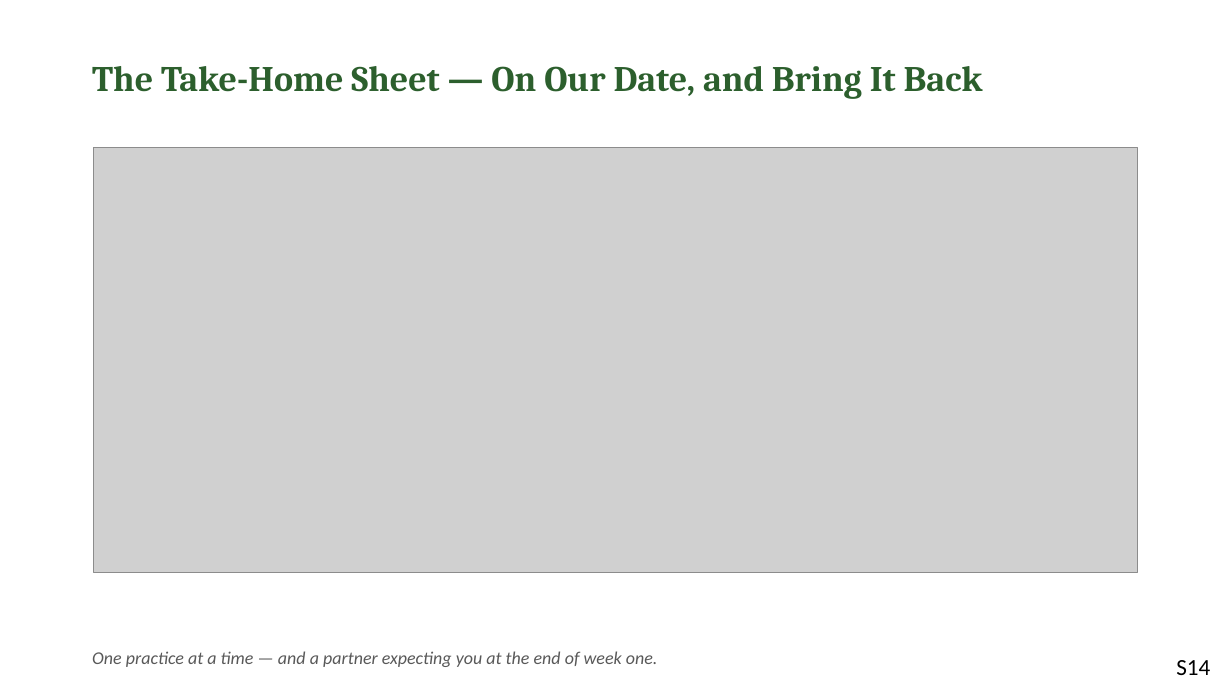
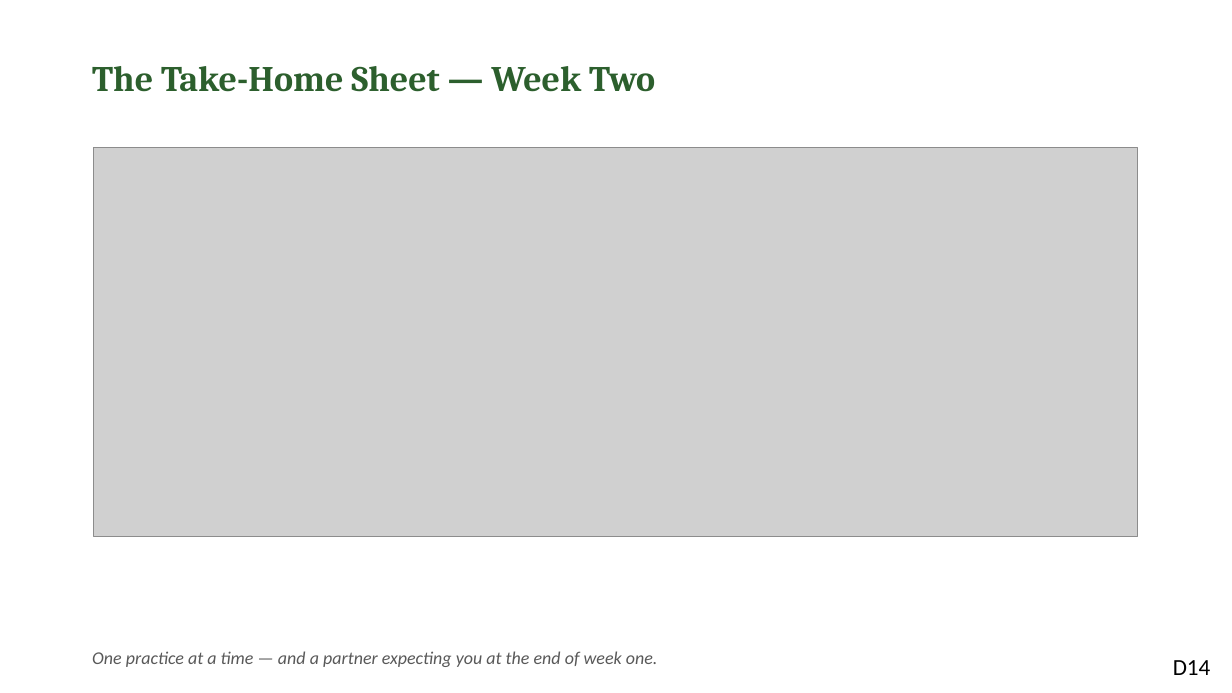
Before and after one commit to jgtittle-ministries/fellowship-of-the-heart-pilot-at-cca, a slide deck: slide 14 of docs/evening/materials/evening-13-slides.pptx. Drawn at 1232x693 pixels with LibreOffice and Linux fonts; fonts in the diff are those of the drawing; grey boxes stand for pictures. Boxes give left, top, right and bottom in pixels: in the first picture for what was removed or moved away, otherwise in the second. Text is boxed around its words. In the diff, an @@ line names an element or a change of style, - is before the commit and + after.

```diff
--- a/docs/evening/materials/evening-13-slides.pptx
+++ b/docs/evening/materials/evening-13-slides.pptx
@@ text at box(92, 66, 655, 92): text changed @@
-The Take-Home Sheet — On Our Date, and Bring It Back
+The Take-Home Sheet — Week Two
@@ picture: place and size @@
-picture at box(94, 148, 1139, 572)
+picture at box(94, 148, 1139, 536)
@@ text at box(1173, 660, 1211, 675): text changed @@
-S14
+D14
```
Also in this commit, not shown: 15 other slides changed, 1 slide removed, 58 other files.
